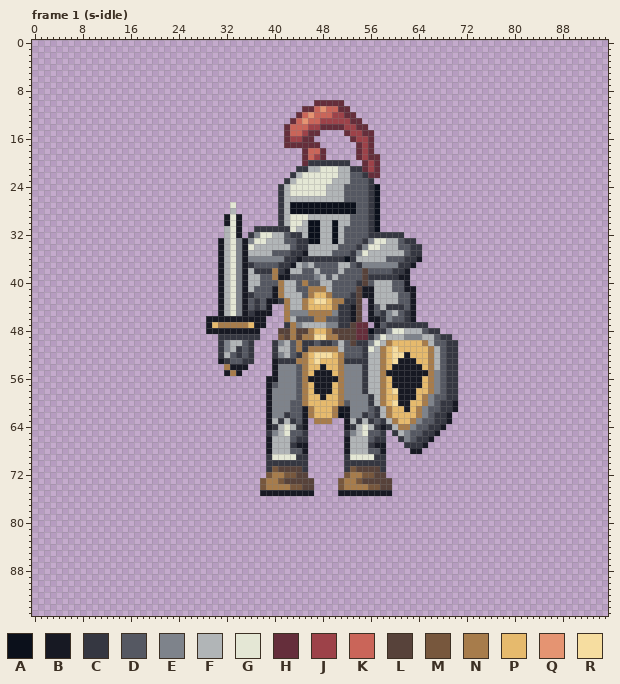
One commit to this pixel-art file: art/hero-knight.aseprite. This is how it looked before the edit.
96x96 pixels, 240 frames. Colours within 5 levels of each other are drawn and written as one. Shown: frame 1 (s-idle). The commit also changed other frames, which this record leaves out.
Visible layers, top first: "effects", "ink".
Palette (. is transparent): A #0b101b  B #171923  C #353741  D #555862  E #7e838b  F #b1b5b7  G #e4e7d5  H #652e3b  J #9d4249  K #ca6559  L #57423a  M #77573d  N #a77c4b  P #e6ba6d  Q #e59472  R #f6dda0
Pixels before, frame 1 (s-idle) (only the part around the change), first column x 25:
13 ..................HKQKKJJJJJHH..........................
14 .................HKKKJJHHHHJJHH.........................
15 .................HKKJHH....HJJHH........................
16 .................HJJHH......HJJH........................
17 .................HHHHHH......HJH........................
18 ....................HKKH.....HJH........................
19 ....................HKJH.....HJHH.......................
20 ....................HCCCCCCC..HJH.......................
21 ...................CCFFGGGFFCCHJH.......................
22 ..................CFGGGGGGFFDDCHH.......................
23 .................CFGGGGGGFFFDDDC........................
24 ................CFGGGGGGFFFDDDDCA.......................
25 ................CFGGGGGGFFFDDDDCA.......................
26 ................CFFFFFFFFFFDDDDCA.......................
27 ........G.......CFAAAAAAAAAAADDCA.......................
28 ........F.......CFAAAAAAAAAAADDCA.......................
29 .......BGB......CFGGGFFFFFFFDDDCA.......................
30 .......BGB......CFGGFAAFFAFFDDDCA.......................
31 .......FGB..CCCCCCGFFAAFFAFDDDDCA.......................
32 .......FGB.CEGGFFDCCFAAFFAFDDDDCCCCCC...................
33 ......BFGEBEGGFFFDDCCAAFFAFDDDCEGGFFDCC.................
34 ......BFGEBGFFFFFFDCCFFFFFDDDCEGGFFFDDCC................
35 ......BFGEBFFFFDDDCCBFFFFDDDCEGFFFFFFDCC................
36 ......BFGEBEEEEEECCBCCCCCCCACFFFFFDDDCCB................
37 ......BFGEBCDDDDCCBFEFDDDDFFDCEEEEEECCB.................
38 ......BFGEBFCCCNCBFFDDFDDDFDDDLDDDDCCB..................
39 ......BFGEBFFDDNBBDDDDEFDFDDDDLCCCCCBB..................
40 ......BFGEBFFDDDNFFDNDDFFDDDDCLDFFFDDB..................
41 ......BFGEBFDDDBNFFDDNNNFDDDDLBBFFFDDBB.................
42 ......BFGEBCDDDBNFFFDNPPNDDDCLBBFFFFDDB.................
43 ......BFGEBDCDBBCNFFNPRRPNNCCL.BFFFFDDB.................
44 ......BFGEBDCDB..NFFNPPPPNCCBL.BDFCCCDB.................
45 ......BFGEBCBBB..NEEENNNNECCBL.BDCEFDCB.................
46 ....BBBBBBBBBB...NFDDDNNDDCCBL.BBCEDDCB.................
47 ....BPNNNNNPBB...CNEFFFFEECCLHH.BDCCCCCCC...............
48 ....BBBBBBBBB...LLNLLNPPNLLLLHHACCEGGFFFDCC.............
49 ......CCCCCCC...MLNLNNRRNNLLLHHCEGFFFEEEFFDCC...........
50 ......CEFFDC...CEFDNCCDCCDFDLCCEGFNPPPPPNFDDCC..........
51 ......CEFCDC...CFFDNCNNNNNFDDDCGFNPRPPPPPNFDCC..........
52 ......CFDCDC...CEFDCNPRRRPNDDDCFFNPRRBPPPNFDCC..........
53 ......BCDDCC...BCCCNNPRPPPNCCCCFFNPRBBBPPNFDCC..........
54 .......NBBB....BEEEDNPPBPPNEEECFFNPBBBBBPNFDCC..........
55 .......BNB.....BEEEDNPBBBPNEEECFFNBBBBBBBNEDCC..........
56 ..............BBEEEDNBBBBBNEEECFFNPBBBBBPNEDCC..........
57 ..............BDEEEDNPBBBPNEEECFFNPBBBBBPNEDCC..........
58 ..............BEEEEDNPBBBPNEEECFFNPRBBBPPNEDCC..........
59 ..............BEEEEDNPPBPPNEEEECFNPPBBBPNEDDCC..........
60 ..............BEEEDDNPPPPPNDEEECFNPRBBPPNEDCCB..........
61 ..............BEEEDDBNPPPNBBEEEDCFNPPBPNEDDCCB..........
62 ..............BEECDDBNPPPNABEECDCFNPPPPNEDCCB...........
63 ..............BFCFCDB.NNN..BFCFCDCFNPPNEDDCCB...........
64 ..............BCFGFCB......BCFGFCBCFNNEDDCCB............
65 ..............CEFGDDC......CEFGDDC.CFEDDCCB.............
66 ..............BFFFDCC......BFFFDCC..CEDCCB..............
67 ..............BFFFCBB......BFFFCBB...CCCB...............
68 ..............BFFFDDB......BFFFDDB....BB................
69 ..............CGGGGCC......CGGGGCC......................
70 ..............CCCCCCC......CCCCCCC......................
71 ..............CMLLLLC......CMLLLLC......................
72 ..............MNNMMLL......MNNMMLL......................
73 .............MNNMLLLLL....MNNMLLLLL.....................
74 .............MNNNNMMLL....MNNNNMMLL.....................
75 .............BBBBBBBBB....BBBBBBBBB.....................
76 ........................................................
77 ........................................................
78 ........................................................
79 ........................................................
80 ........................................................
81 ........................................................
82 ........................................................
83 ........................................................
84 ........................................................
After the commit:
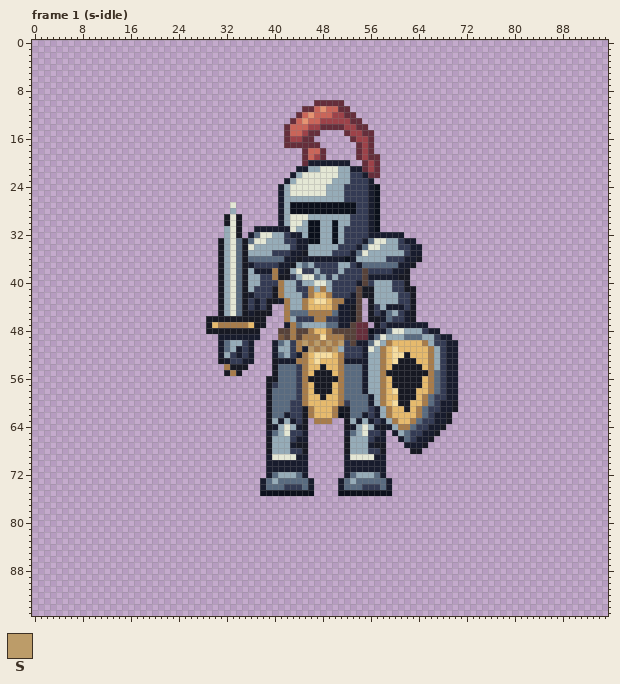
Colours new in this view: S #bc9c69
From old to new:
{"colour":"C","old":"#353741","new":"#181c2d"}
{"colour":"D","old":"#555862","new":"#343b54"}
{"colour":"E","old":"#7e838b","new":"#596b80"}
{"colour":"F","old":"#b1b5b7","new":"#96acb8"}
{"where": "frame 1 (s-idle), layer \"ink\""}
{"frame":1,"y":38,"x":44,"old":"F","new":"G"}
{"frame":1,"y":39,"x":44,"old":"DDD","new":"FGG"}
{"frame":1,"y":40,"x":45,"old":"NDDF","new":"FFGG"}
{"frame":1,"y":41,"x":47,"old":"N","new":"F"}
{"frame":1,"y":49,"x":47,"old":"R","new":"N"}
{"frame":1,"y":49,"x":51,"old":"L","new":"N"}
{"frame":1,"y":50,"x":45,"old":"CCDCCDF","new":"SNSNSNS"}
{"frame":1,"y":51,"x":46,"old":"N","new":"S"}
{"frame":1,"y":51,"x":48,"old":"N","new":"S"}
{"frame":1,"y":51,"x":50,"old":"N","new":"S"}
{"frame":1,"y":71,"x":40,"old":"MLLLL","new":"CCCCC"}
{"frame":1,"y":71,"x":53,"old":"MLLLL","new":"CCCCC"}
{"frame":1,"y":72,"x":39,"old":"MNNMMLL","new":"CEFFFEC"}
{"frame":1,"y":72,"x":52,"old":"MNNMMLL","new":"CEFFFEC"}
{"frame":1,"y":73,"x":38,"old":"MNNMLLLLL","new":"CEFEEEEEC"}
{"frame":1,"y":73,"x":51,"old":"MNNMLLLLL","new":"CEFEEEEEC"}
{"frame":1,"y":74,"x":38,"old":"MNNNNMMLL","new":"CEEEDDDEC"}
{"frame":1,"y":74,"x":51,"old":"MNNNNMMLL","new":"CEEEDDDEC"}
{"frame":1,"y":75,"x":38,"old":"BBBBBBBBB","new":"AAAAAAAAA"}
{"frame":1,"y":75,"x":51,"old":"BBBBBBBBB","new":"AAAAAAAAA"}
{"label":"changed","picture_box":[218,160,458,496]}
